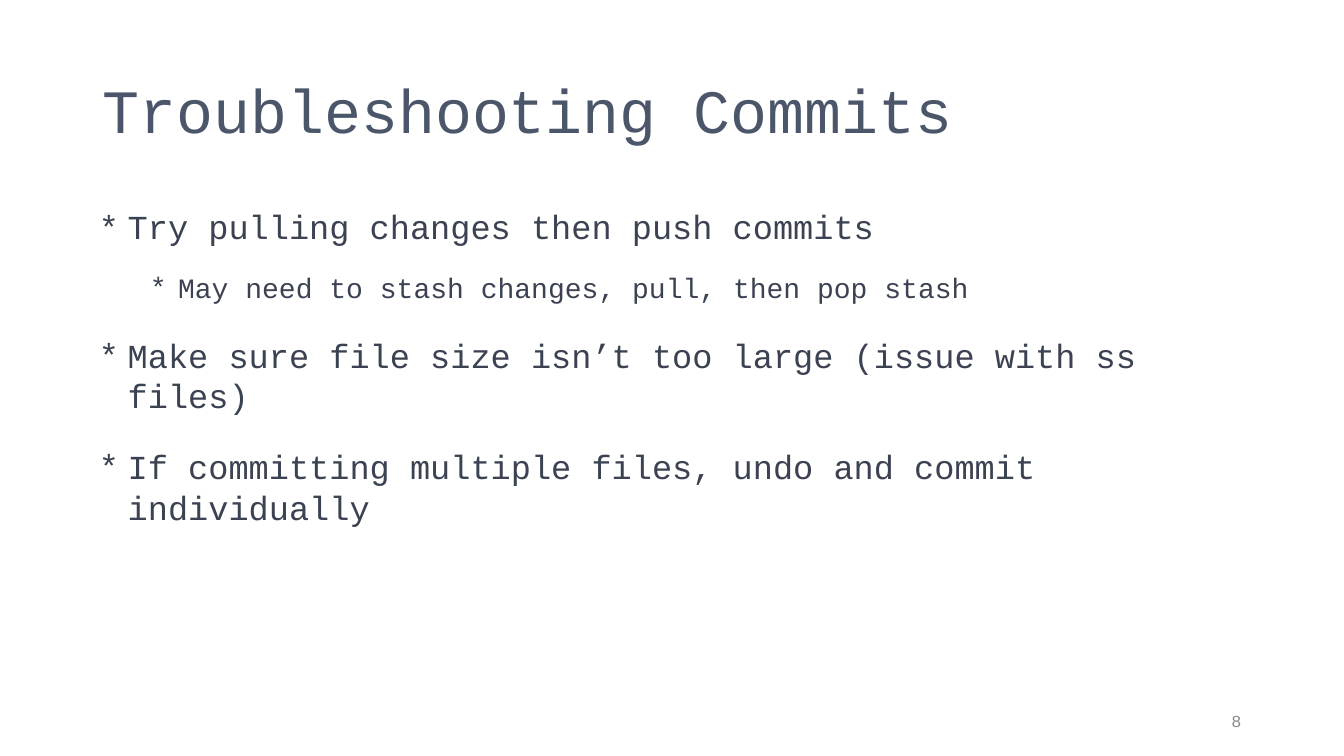
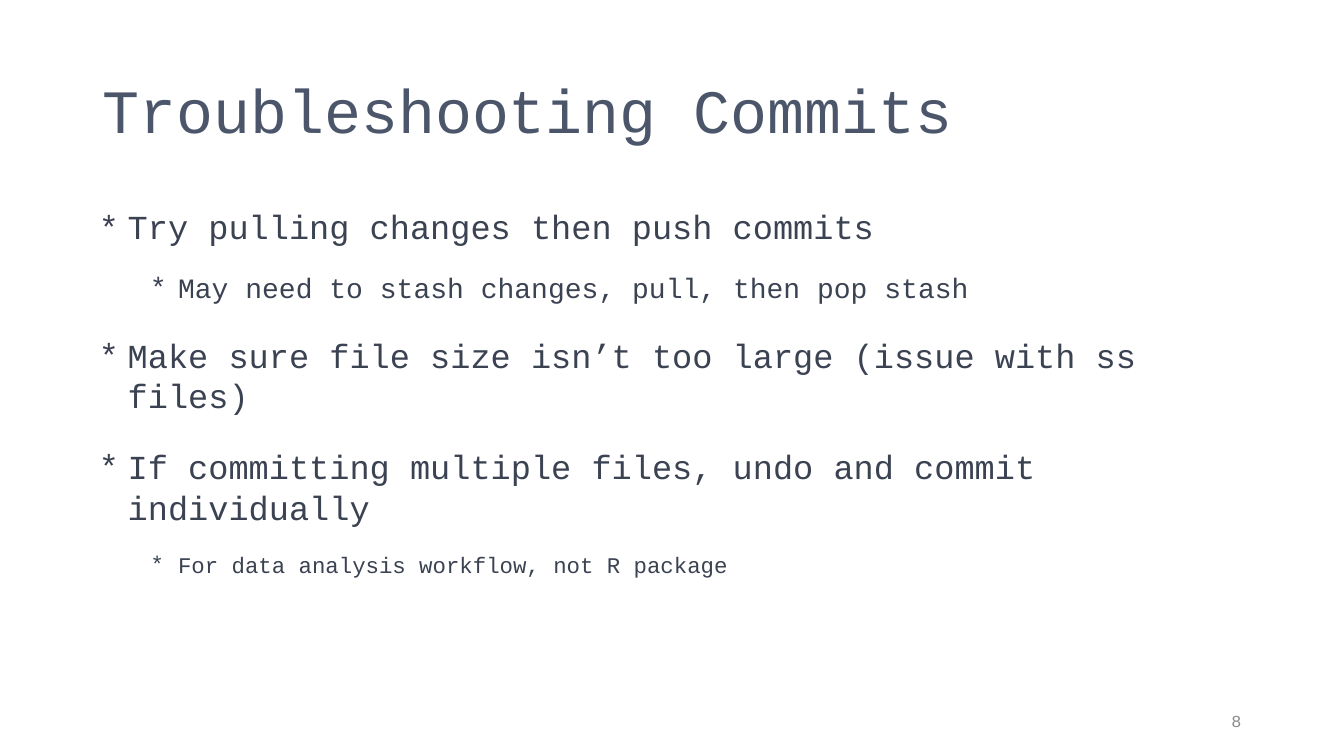
Before and after one commit to PIFSCstockassessments/SAP_github_workflow, a slide deck: slide 8 of docs/GitHub Workflow for SAP.pptx. Drawn at 1344x756 pixels with LibreOffice and Linux fonts; fonts in the diff are those of the drawing. Boxes give left, top, right and bottom in pixels: in the first picture for what was removed or moved away, otherwise in the second. Text is boxed around its words. In the diff, an @@ line names an element or a change of style, - is before the commit and + after.

```diff
--- a/docs/GitHub Workflow for SAP.pptx
+++ b/docs/GitHub Workflow for SAP.pptx
@@ text at (178,556,728,578): paragraph added @@
+  * For data analysis workflow, not R package
```
Also in this commit, not shown: 2 other slides changed.
